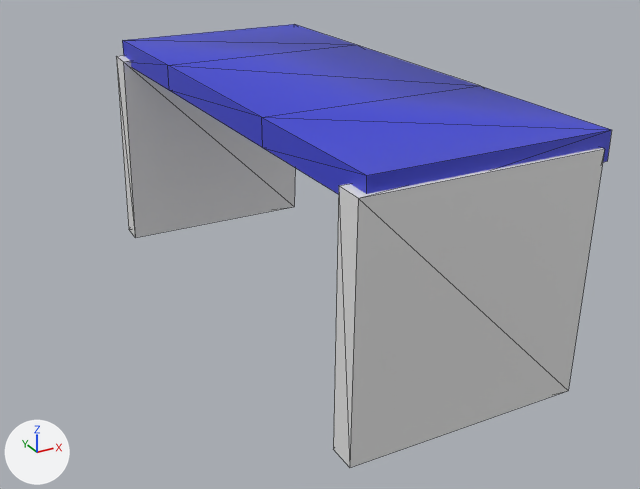
A saved change to the COLLADA model table.dae.
The view is the same before and after, from a 50 mm lens placed at (-3.73, -6.43, 2.95), pointed at (-0.09, 0.19, -0.36). Lighting does not change. The marker at lower left points along +X, +Y and +Z. Mesh edges are drawn as thin lines.

The older version as bpy lines, for what is in view:
```python
me_cube_001 = bpy.data.meshes.new('Cube.001')
me_cube_001.from_pydata(...)  # 16 vertices, 28 faces; spans x -1.0..1.0, y -2.71..2.11, z -1.0..-0.77
me_cube_001.materials.append(mat_material_001)  # blue #3b42d1
me_cube_002 = bpy.data.meshes.new('Cube.002')
me_cube_002.from_pydata(...)  # a box spanning x -1.0..1.0, y -1.0..1.0, z -1.0..-0.77
ob_cube = bpy.data.objects.new('Cube', me_cube_001)
ob_cube.location = (-0.06, 0.556, 1.969)
ob_cube_001 = bpy.data.objects.new('Cube_001', me_cube_002)
ob_cube_001.location = (-0.14, 3.495, 0.104)
ob_cube_001.rotation_euler = (-1.502, 0.0, 0.0)  # degrees (-86, 0, 0)
ob_cube_002 = bpy.data.objects.new('Cube_002', me_cube_002)
ob_cube_002.location = (-0.14, -1.166, 0.104)
ob_cube_002.rotation_euler = (-1.55, 0.0, 0.0)  # degrees (-89, 0, 0)
```
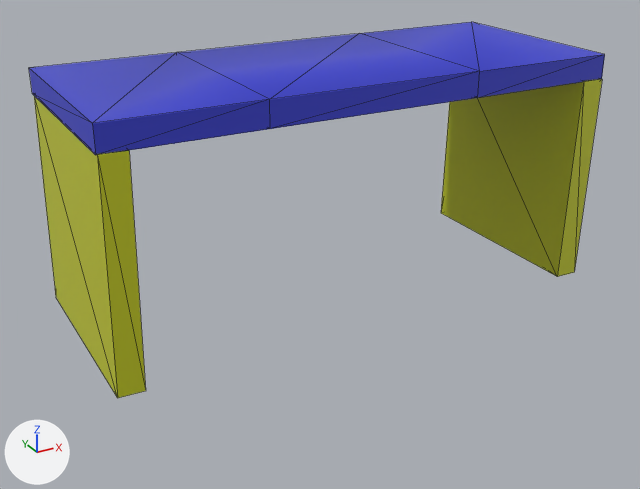
The edits, one by one:
Material 'gelb' (mat_gelb) is new.
Its base color is (0.596, 0.64, 0.0142) (yellow #cbd120).
Its roughness is 0.44.
me_cube_002 has 8 vertices, 12 faces and spans x -1.0..1.0, y -1.0..1.0, z -1.0..-0.77.
me_cube_002 now uses material mat_gelb (yellow #cbd120).
Mesh me_cube_003 is new.
It is a copy of me_cube_002.
Object 'Cube' (ob_cube) moves from (-0.06, 0.556, 1.969) to (-0.123, 0.556, 2.024).
Object 'Cube' (ob_cube) turns from (0, 0, 0) to (0, 0, 90) degrees about x, y and z.
Object 'Cube_001' (ob_cube_001) now shows me_cube_003 instead of me_cube_002.
Object 'Cube_001' (ob_cube_001) moves from (-0.14, 3.495, 0.104) to (-3.017, 0.543, 0.048).
Object 'Cube_001' (ob_cube_001) turns from (-86, 0, 0) to (-89, 0, 90) degrees about x, y and z.
Object 'Cube_002' (ob_cube_002) moves from (-0.14, -1.166, 0.104) to (1.556, 0.543, 0.048).
Object 'Cube_002' (ob_cube_002) turns from (-89, 0, 0) to (-89, 0, 90) degrees about x, y and z.

Changed parts and their boxes (x1, y1, x2, y2) in the pictures (640 x 489 px):
'Cube_002', recoloured, moved, turned
    before: (333, 148, 605, 468)
    after: (441, 79, 602, 277)
'Cube', moved, turned
    before: (122, 24, 612, 194)
    after: (29, 22, 605, 155)
'Cube_001', recoloured, reshaped, moved, turned
    before: (116, 55, 295, 238)
    after: (34, 96, 146, 398)
